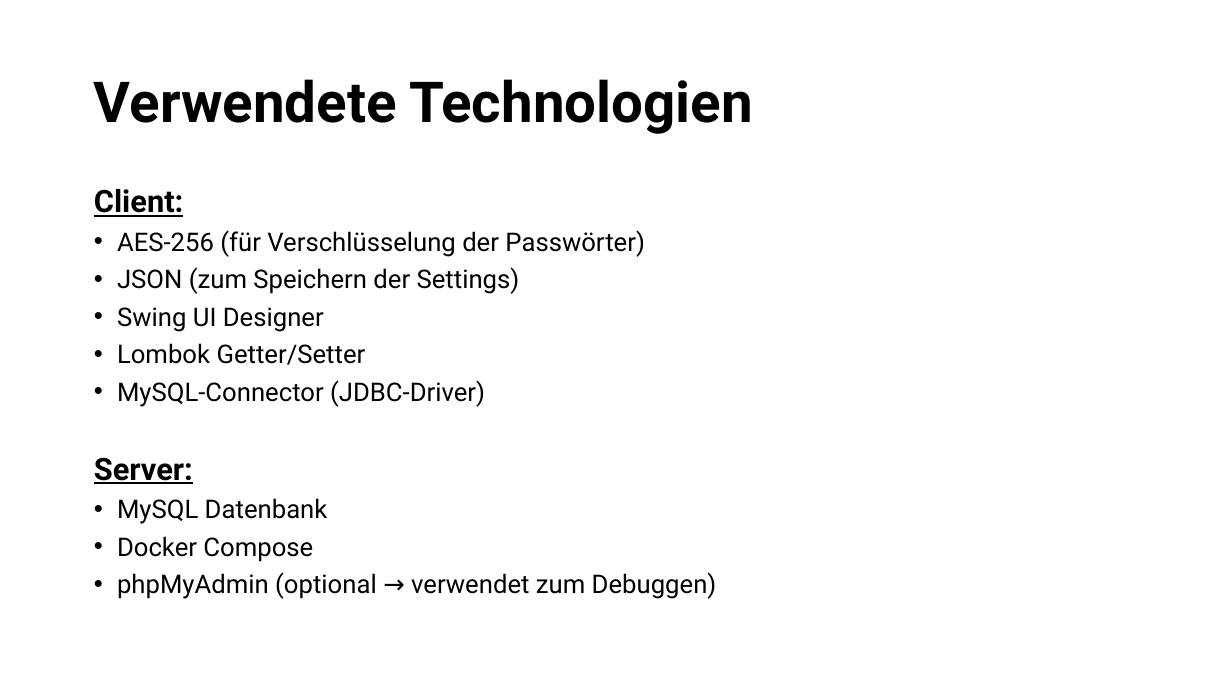
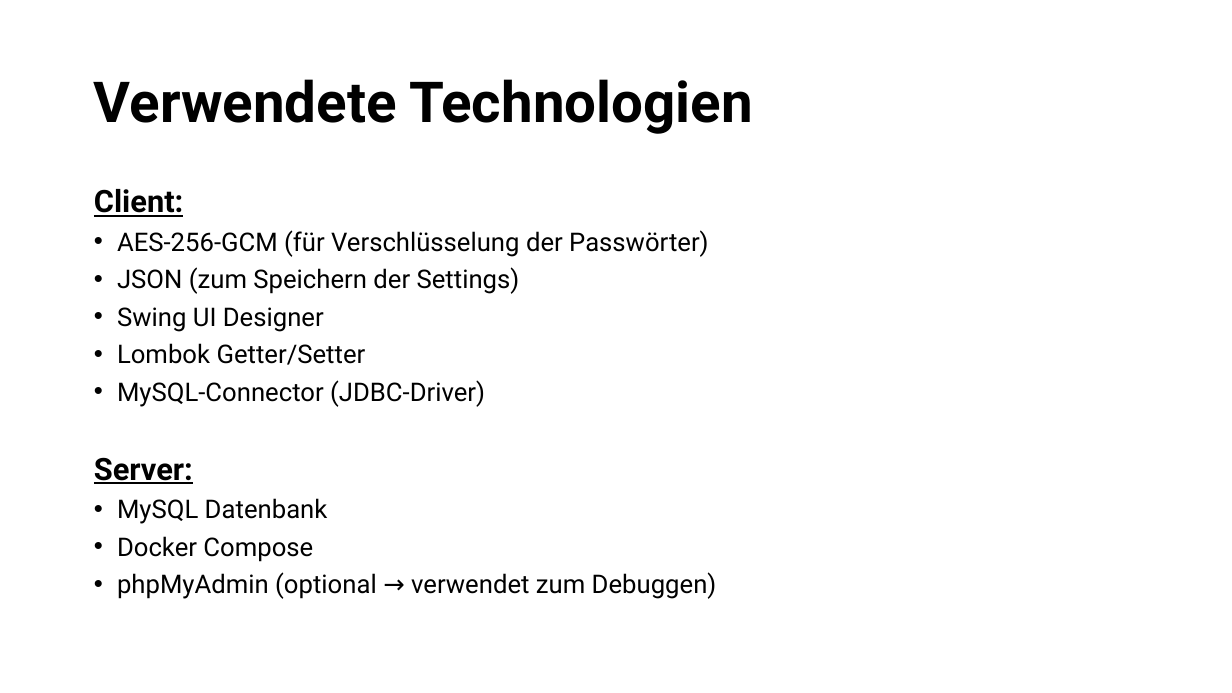
Before and after one commit to NykyTV/PasswortManager, a slide deck: slide 2 of pp/Presentation.pptx. Drawn at 1232x693 pixels with LibreOffice and Linux fonts; fonts in the diff are those of the drawing. Boxes give left, top, right and bottom in pixels: in the first picture for what was removed or moved away, otherwise in the second. Text is boxed around its words. In the diff, an @@ line names an element or a change of style, - is before the commit and + after.

```diff
--- a/pp/Presentation.pptx
+++ b/pp/Presentation.pptx
@@ text at box(117, 230, 708, 257): text changed @@
-• AES-256 (für Verschlüsselung der Passwörter)
+• AES-256-GCM (für Verschlüsselung der Passwörter)
```
Also in this commit, not shown: 1 other slide changed, 3 slides added, 1 slide removed.
